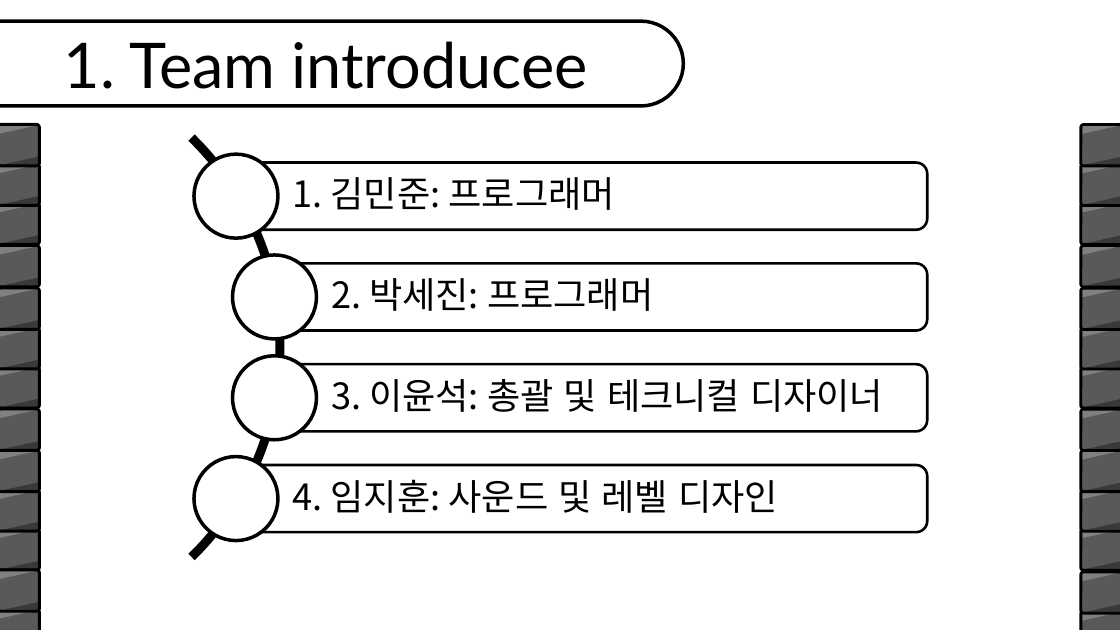
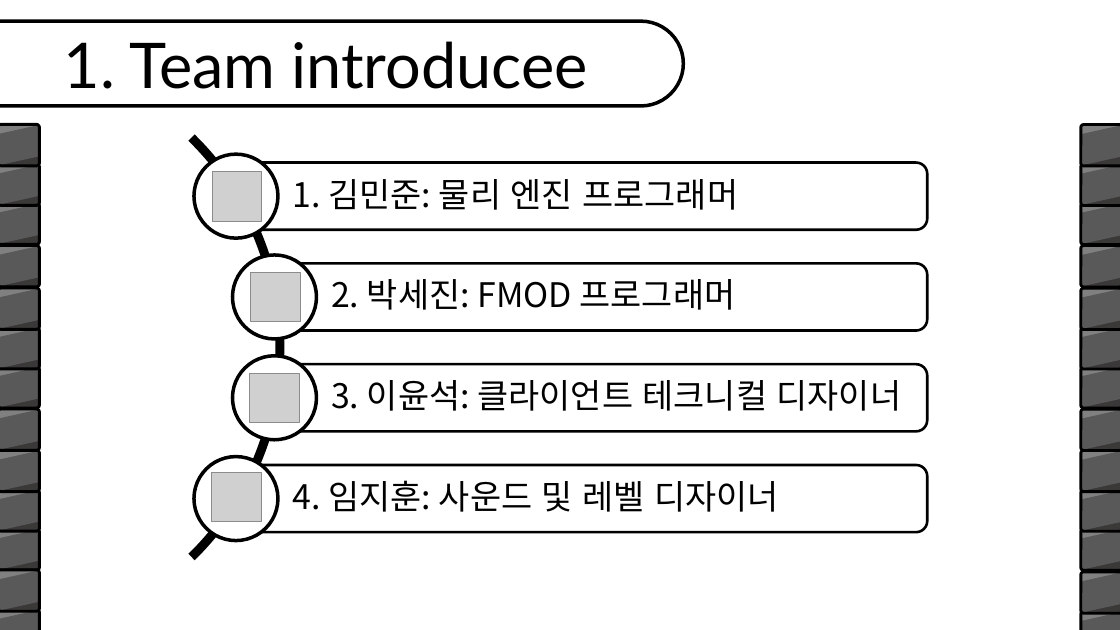
Before and after one commit to simplex3510/Game_Major_1Grade_teamProject, a slide deck: slide 6 of Take Me Campus/Design/팀 프로젝트_202010961_이윤석.pptx (slide 4 before the commit). Drawn at 1120x630 pixels with LibreOffice and Linux fonts; fonts in the diff are those of the drawing; grey boxes stand for pictures; background and template pictures are left out. Boxes give left, top, right and bottom in pixels: in the first picture for what was removed or moved away, otherwise in the second. Text is boxed around its words. In the diff, an @@ line names an element or a change of style, - is before the commit and + after.

```diff
--- a/Take Me Campus/Design/팀 프로젝트_202010961_이윤석.pptx
+++ b/Take Me Campus/Design/팀 프로젝트_202010961_이윤석.pptx
@@ picture added at [213, 171, 262, 221] @@
@@ text at [293, 179, 738, 210]: text changed; size 31 to 29 pt @@
-1. 김민준: 프로그래머
+1. 김민준: 물리 엔진 프로그래머
@@ picture added at [250, 272, 300, 322] @@
@@ text at [331, 279, 736, 310]: text changed; size 31 to 29 pt @@
-2. 박세진: 프로그래머
+2. 박세진: FMOD 프로그래머
@@ picture added at [250, 373, 299, 423] @@
@@ text at [331, 380, 902, 411]: text changed; size 31 to 29 pt @@
-3. 이윤석: 총괄 및 테크니컬 디자이너
+3. 이윤석: 클라이언트 테크니컬 디자이너
@@ picture added at [212, 472, 261, 522] @@
@@ text at [293, 480, 779, 512]: text changed; size 31 to 29 pt @@
-4. 임지훈: 사운드 및 레벨 디자인
+4. 임지훈: 사운드 및 레벨 디자이너
```
Also in this commit, not shown: 2 other slides changed, 8 slides added, 6 other files.
